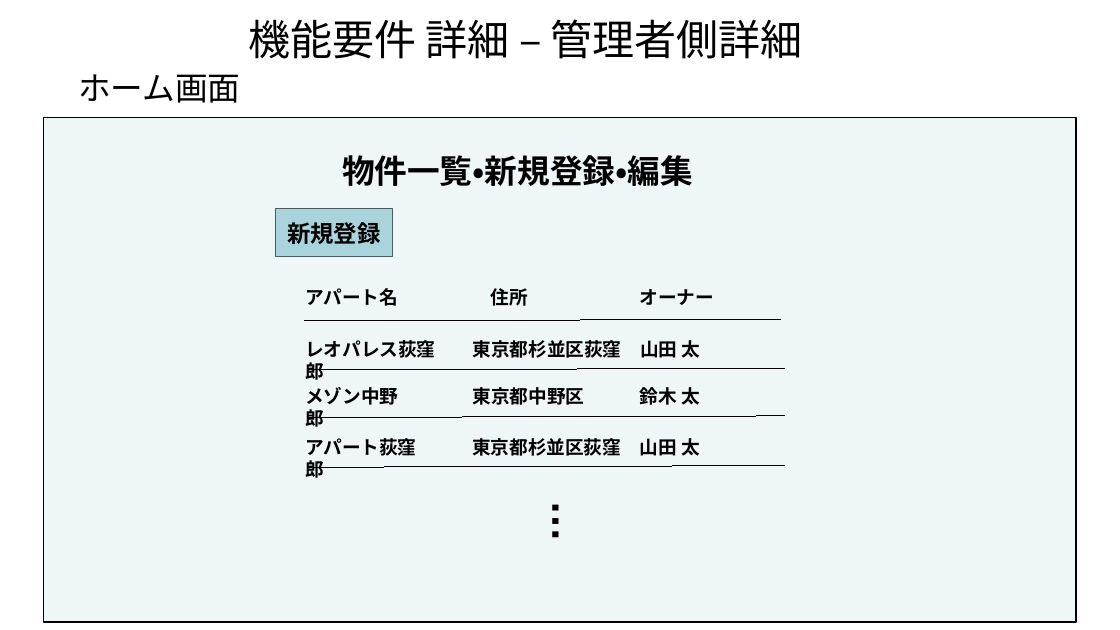
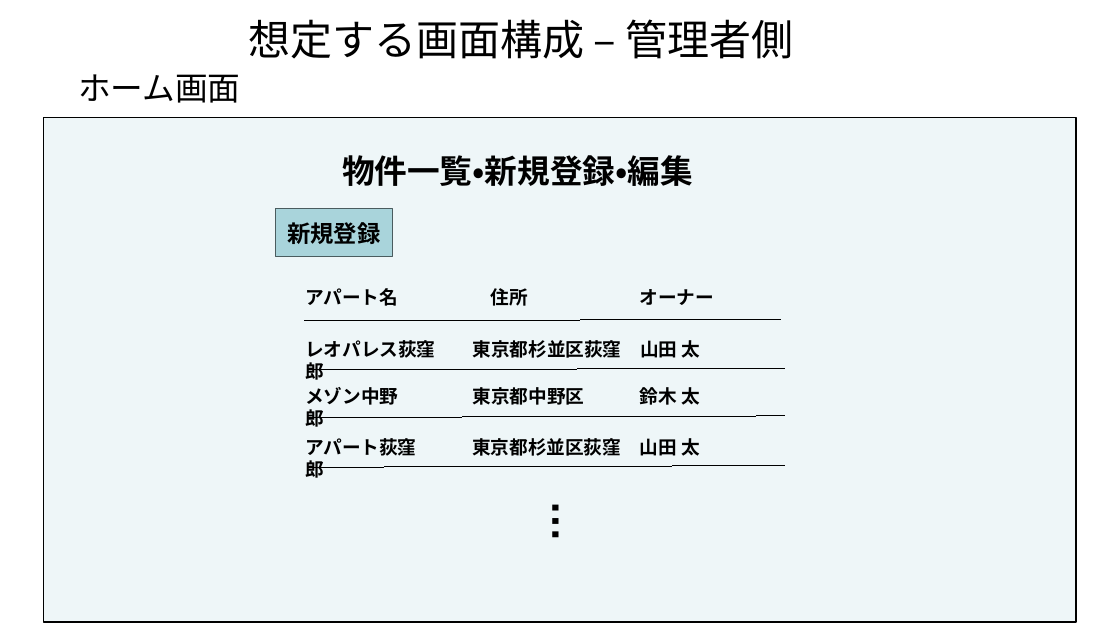
Before and after one commit to akikun918/apart-management-system, a slide deck: slide 13 of 要件定義書.pptx. Drawn at 1120x630 pixels with LibreOffice and Linux fonts; fonts in the diff are those of the drawing. Boxes give left, top, right and bottom in pixels: in the first picture for what was removed or moved away, otherwise in the second. Text is boxed around its words. In the diff, an @@ line names an element or a change of style, - is before the commit and + after.

```diff
--- a/要件定義書.pptx
+++ b/要件定義書.pptx
@@ text at bbox=[248, 19, 793, 59]: text changed @@
-機能要件 詳細 – 管理者側詳細
+想定する画面構成 – 管理者側
```
Also in this commit, not shown: 3 other slides changed.
